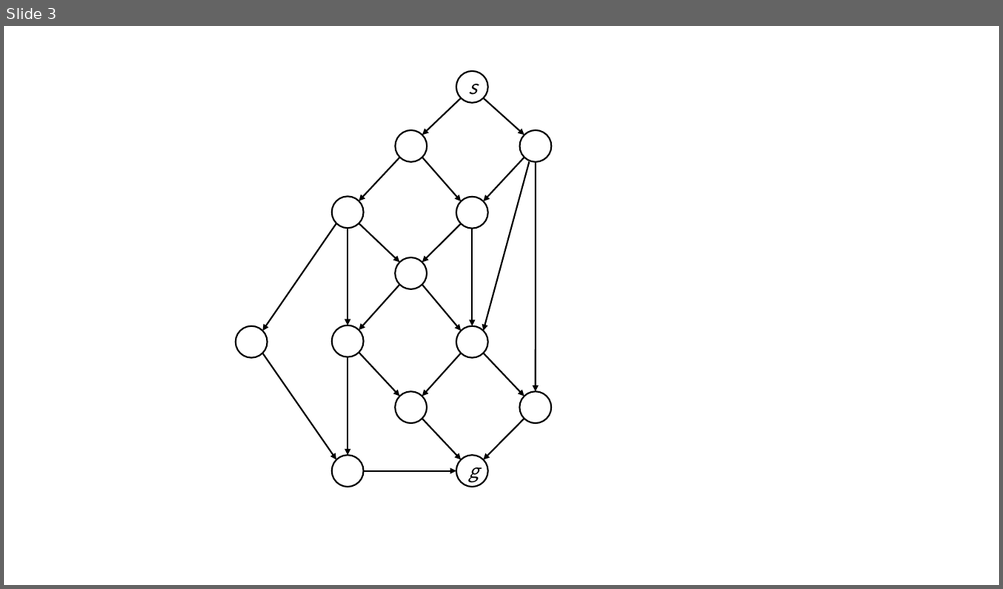
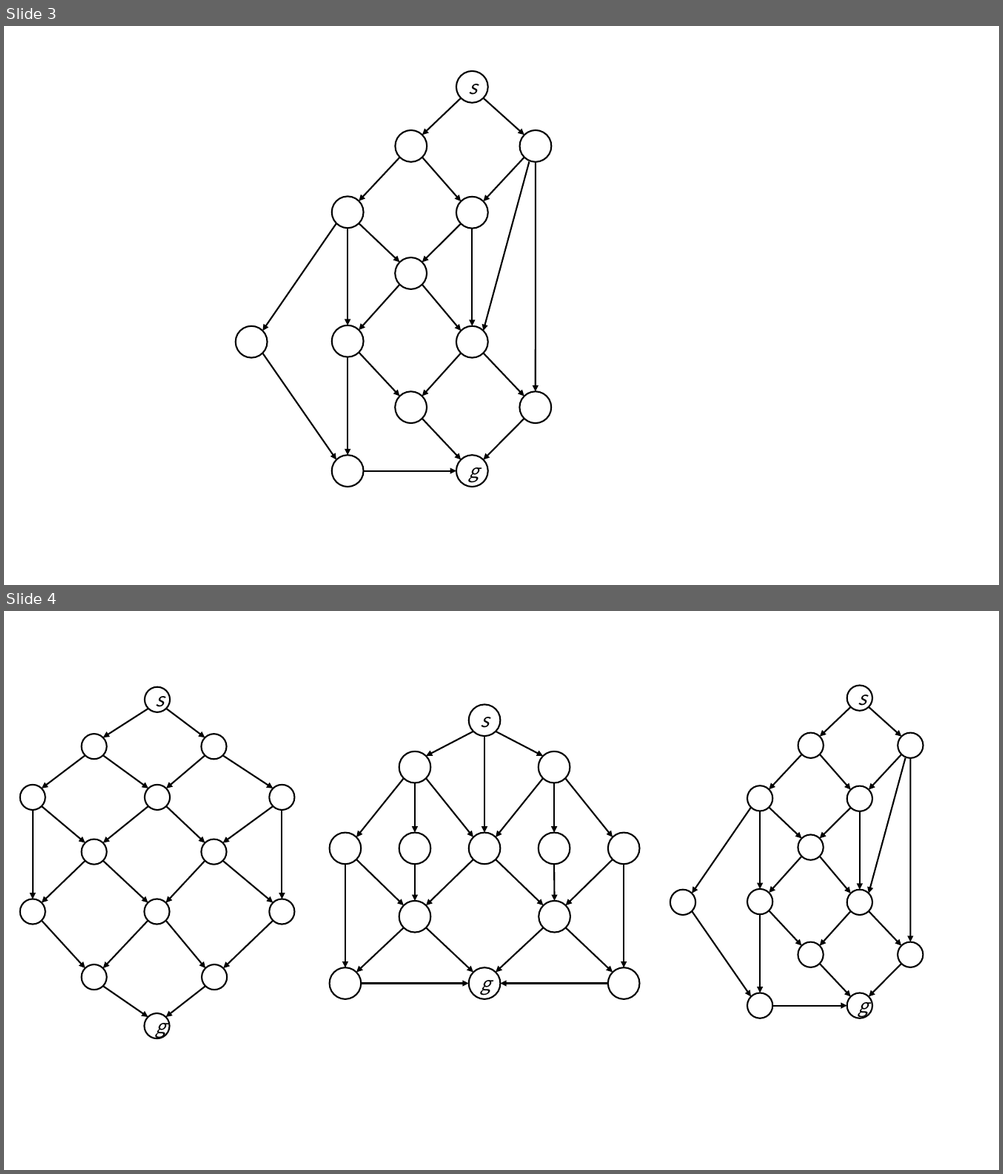
Before and after one commit to Ryo0021300/Monograph, a slide deck: Monograph/ネットワークトポロジ.pptx. Shown one above the other, each under a label of ours: slide 3 before the commit, slides 3 and 4 after it. The pictures are 1003x589 and 1003x1174 pixels, drawn with LibreOffice and Linux fonts; fonts in the diff are those of the drawing. Boxes give left, top, right and bottom in pixels: in the first picture for what was removed or moved away, otherwise in the second. Text is boxed around its words. In the diff, an @@ line names an element or a change of style, - is before the commit and + after.

```diff
--- a/Monograph/ネットワークトポロジ.pptx
+++ b/Monograph/ネットワークトポロジ.pptx
@@ slide 4 added at bbox=[4, 611, 999, 1170], background #FFFFFF @@
@@ group added at bbox=[330, 704, 639, 999]: 23 arrows, 13 ellipses @@
+s
+g
@@ group added at bbox=[670, 686, 923, 1019]: 22 arrows, 13 ellipses @@
+s
+g
@@ group added at bbox=[20, 687, 295, 1039]: 22 arrows, 14 ellipses @@
+s
+g
```
Also in this commit, not shown: 13 other files.
